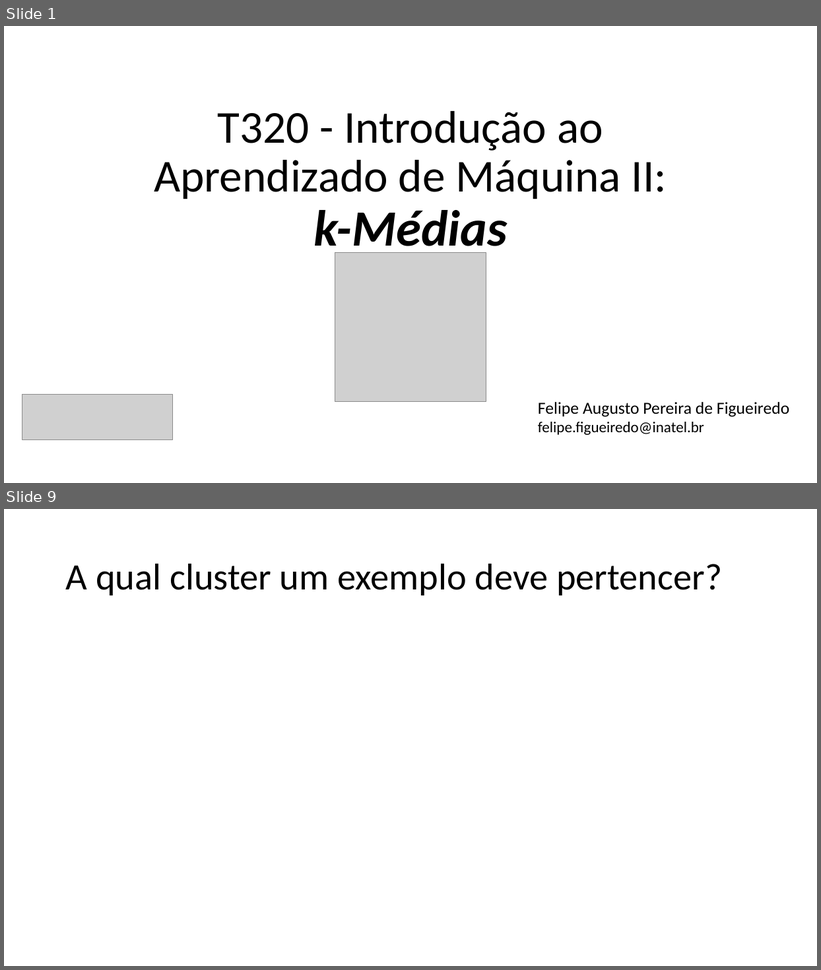
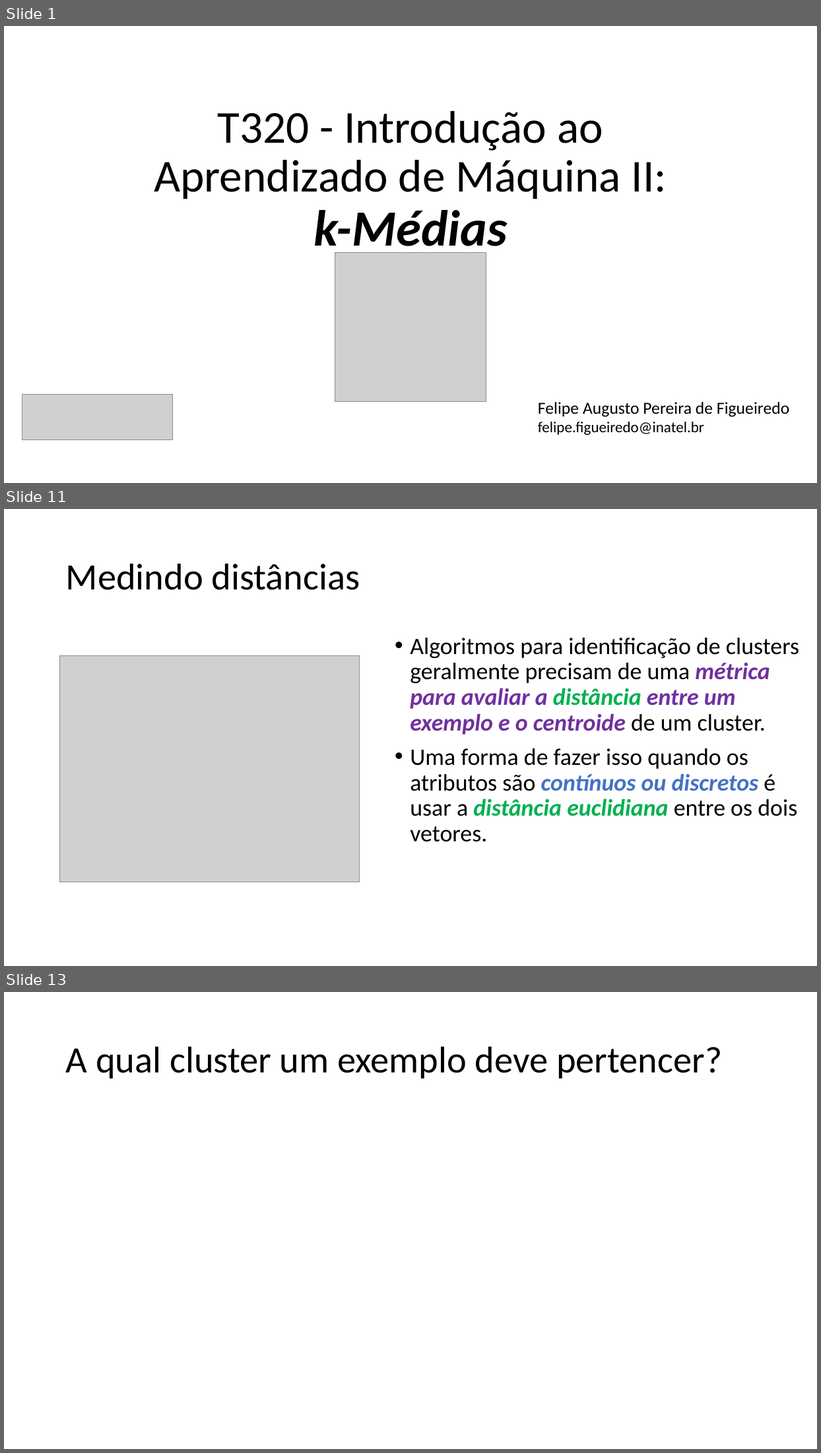
Before and after one commit to zz4fap/t320_aprendizado_de_maquina, a slide deck: slides/T320_kMeans.pptx. Shown one above the other, each under a label of ours: slides 1 and 9 before the commit, slides 1, 11 and 13 after it; the slides between them are not shown. The pictures are 821x970 and 821x1453 pixels, drawn with LibreOffice and Linux fonts; fonts in the diff are those of the drawing; grey boxes stand for pictures. Boxes give left, top, right and bottom in pixels: in the first picture for what was removed or moved away, otherwise in the second. Text is boxed around its words. In the diff, an @@ line names an element or a change of style, - is before the commit and + after.

```diff
--- a/slides/T320_kMeans.pptx
+++ b/slides/T320_kMeans.pptx
@@ slide 11 added at <box>4,509,817,966</box>, background #FFFFFF @@
@@ title added at <box>66,563,360,590</box>, 44 pt, text #000000 @@
+Medindo distâncias
@@ text added at <box>410,638,799,842</box>, 28 pt, text #000000 @@
+• Algoritmos para identificação de clusters geralmente precisam de uma métrica para avaliar a distância entre um exemplo e o centroide de um cluster.
+• Uma forma de fazer isso quando os atributos são contínuos ou discretos é usar a distância euclidiana entre os dois vetores.
@@ picture added at <box>60,656,360,883</box> @@
@@ what was slide 9 is now slide 13 @@
```
Also in this commit, not shown: 10 slides changed, 4 other slides added, 2 other files.
